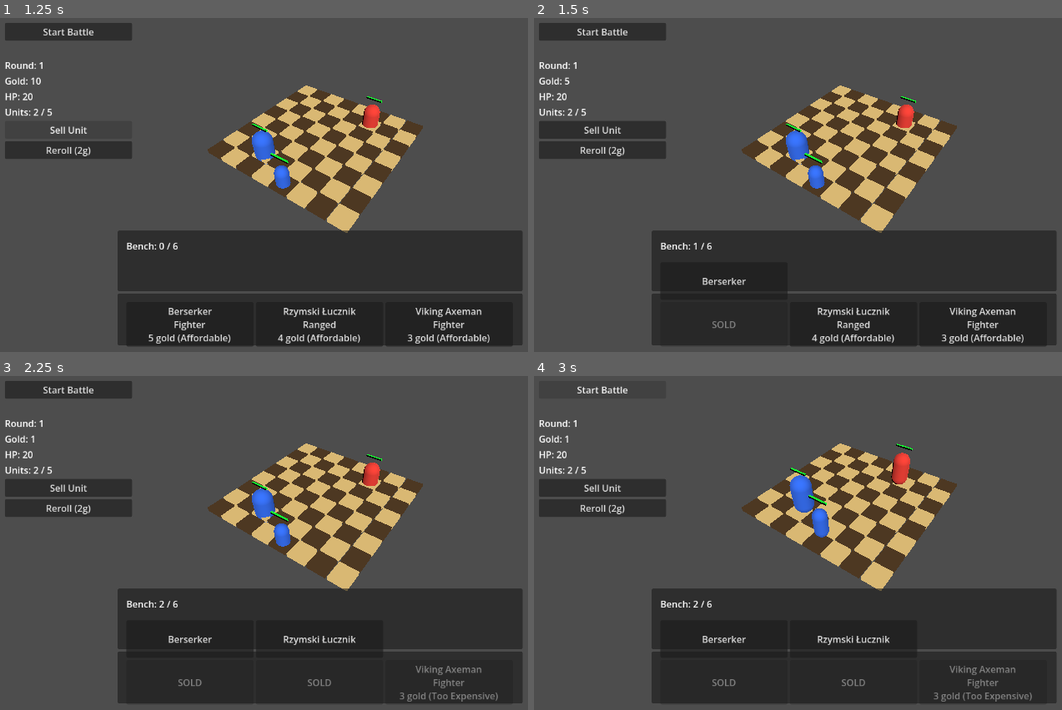
Above: before the commit, frames 1-4 (two rows, left to right).
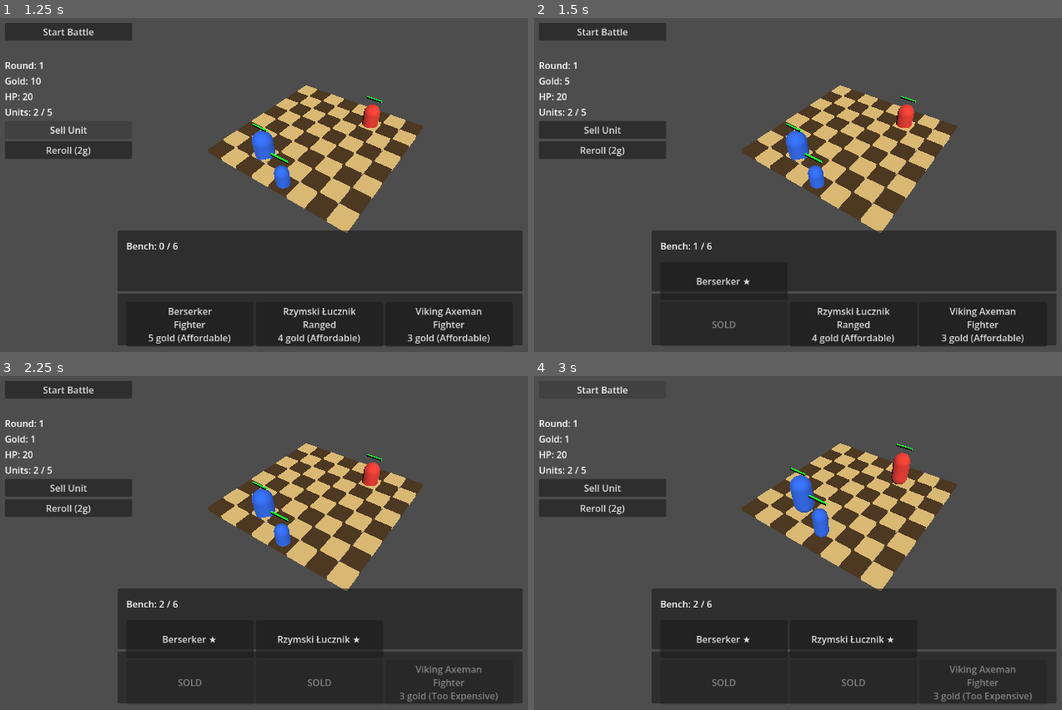
Above: after the commit, the same moments.

Repository: janmgryka-bit/warmarket
Game: Godot game, scene res://scenes/Main.tscn
The game is run twice, just before and just after one commit, with the same random seed, the same clock (stepped at 60 frames per second) and the same inputs.
Inputs:
- Up to frame 1 (1.25 s): click "Sell Unit" at 0.5 s
- Up to frame 2 (1.5 s): click "Berserker Fighter 5 gold (Aff…" at 1.25 s
- Up to frame 3 (2.25 s): click "Rzymski Łucznik Ranged 4 gold…" at 2 s
- Up to frame 4 (3 s): click "Start Battle" at 2.75 s

Frame 1 is identical in both runs. In frame 2, 0.1% of the frame differs, in the area x 30-41%, y 77-81%; in frame 3, 0.3%, in the area x 30-69%, y 77-81%; in frame 4, 0.3%.

Commit message:
Add bench unit merging

Diff:
--- a/godot_project/war-market/scripts/game.gd
+++ b/godot_project/war-market/scripts/game.gd
@@ -146,17 +146,19 @@
 	spawn_player_roster()
 	spawn_enemy_wave(1)
 
-func add_player_roster_unit(unit_id: String, grid_pos: Vector2i) -> void:
+func add_player_roster_unit(unit_id: String, grid_pos: Vector2i, star_level: int = 1) -> void:
 	roster_id_counter += 1
-	player_roster.append({"roster_id": roster_id_counter, "unit_id": unit_id, "grid_pos": grid_pos})
-	print("Added to roster: ", unit_id, " at ", grid_pos, " id: ", roster_id_counter)
+	player_roster.append({"roster_id": roster_id_counter, "unit_id": unit_id, "grid_pos": grid_pos, "star_level": star_level})
+	print("Added to roster: ", unit_id, " at ", grid_pos, " id: ", roster_id_counter, " star: ", star_level)
 
 func spawn_player_roster() -> void:
 	for entry in player_roster:
-		var unit = spawn_unit_by_id(entry["unit_id"], 0, entry["grid_pos"])
+		var star_level = entry.get("star_level", 1)
+		var unit = spawn_unit_by_id(entry["unit_id"], 0, entry["grid_pos"], star_level)
 		if unit:
 			unit.set_meta("roster_id", entry["roster_id"])
-			print("Spawning roster unit: ", entry["unit_id"], " at ", entry["grid_pos"], " id: ", entry["roster_id"])
+			unit.set_meta("star_level", star_level)
+			print("Spawning roster unit: ", entry["unit_id"], " at ", entry["grid_pos"], " id: ", entry["roster_id"], " star: ", star_level)
 
 func spawn_enemy_test_units() -> void:
 	spawn_unit_by_id("viking_berserker", 1, Vector2i(5, 1))
@@ -187,7 +189,7 @@
 		var random_index = randi_range(0, shop_unit_ids.size() - 1)
 		current_shop_offers.append(shop_unit_ids[random_index])
 
-func spawn_unit_by_id(unit_id: String, team_id: int, grid_pos: Vector2i) -> CharacterBody3D:
+func spawn_unit_by_id(unit_id: String, team_id: int, grid_pos: Vector2i, star_level: int = 1) -> CharacterBody3D:
 	var data: Dictionary = unit_database.get_unit_data(unit_id)
 
 	if data.is_empty():
@@ -204,13 +206,28 @@
 	unit.move_speed = data["move_speed"]
 	unit.attack_range = data["attack_range"]
 
+	apply_star_level_to_unit(unit, star_level)
+	unit.current_hp = unit.max_hp
+
 	units_container.add_child(unit)
 	unit.unit_clicked.connect(_on_unit_clicked)
 	place_unit_on_grid(unit, grid_pos)
-
-	print("Spawned unit: ", data["name"], " / faction: ", data["faction"])
+	unit.set_meta("star_level", star_level)
+
+	print("Spawned unit: ", data["name"], " / faction: ", data["faction"], " / star: ", star_level)
 
 	return unit
+
+func apply_star_level_to_unit(unit: CharacterBody3D, star_level: int) -> void:
+	match star_level:
+		1:
+			return
+		2:
+			unit.max_hp = unit.max_hp * 1.8
+			unit.damage = unit.damage * 1.8
+			return
+		_:
+			return
 
 # Unit Selection and Movement
 func _on_unit_clicked(unit: CharacterBody3D) -> void:
@@ -310,13 +327,14 @@
 
 	var entry = bench_units[selected_bench_index]
 	var unit_id = entry.get("unit_id", "")
+	var star_level = entry.get("star_level", 1)
 	var data: Dictionary = unit_database.get_unit_data(unit_id)
 	if data.is_empty():
 		print("Bench unit data not found for ", unit_id)
 		return false
 
-	add_player_roster_unit(unit_id, grid_pos)
-	var unit = spawn_unit_by_id(unit_id, 0, grid_pos)
+	add_player_roster_unit(unit_id, grid_pos, star_level)
+	var unit = spawn_unit_by_id(unit_id, 0, grid_pos, star_level)
 	if unit:
 		unit.set_meta("roster_id", roster_id_counter)
 	else:
@@ -329,7 +347,7 @@
 	update_bench_ui()
 	update_unit_cap_label()
 	clear_all_selection()
-	print("Deployed ", data.get("name", unit_id), " from bench at ", grid_pos)
+	print("Deployed ", data.get("name", unit_id), " from bench at ", grid_pos, " star: ", star_level)
 	return true
 
 func get_first_player_unit() -> CharacterBody3D:
@@ -595,13 +613,43 @@
 		return
 
 	player_gold -= cost
-	bench_units.append({"unit_id": unit_id})
+	bench_units.append({"unit_id": unit_id, "star_level": 1})
 	sold_shop_offer_indices.append(offer_index)
 	update_gold_label()
+	try_merge_bench_units()
 	update_bench_ui()
 	populate_shop()
 	clear_all_selection()
 	print("Bought ", data["name"], " to bench for ", cost, " gold")
+
+func try_merge_bench_units() -> void:
+	while true:
+		var merge_sets: Dictionary = {}
+		for i in range(bench_units.size()):
+			var entry = bench_units[i]
+			var unit_id = entry.get("unit_id", "")
+			var star_level = entry.get("star_level", 1)
+			if star_level != 1:
+				continue
+			if not merge_sets.has(unit_id):
+				merge_sets[unit_id] = []
+			merge_sets[unit_id].append(i)
+
+		var found_merge = false
+		for unit_id in merge_sets.keys():
+			var indices = merge_sets[unit_id]
+			if indices.size() >= 3:
+				indices.sort()
+				for j in range(indices.size() - 1, -1, -1):
+					bench_units.remove_at(indices[j])
+				bench_units.append({"unit_id": unit_id, "star_level": 2})
+				var data: Dictionary = unit_database.get_unit_data(unit_id)
+				print("Merged 3x %s into 2-star" % data.get("name", unit_id))
+				found_merge = true
+				break
+
+		if not found_merge:
+			break
 
 func _on_reroll_button_pressed() -> void:
 	if not is_preparation_phase():
@@ -627,12 +675,15 @@
 	if selected_bench_index >= 0 and selected_bench_index < bench_units.size():
 		var entry = bench_units[selected_bench_index]
 		var bench_unit_id = entry.get("unit_id", "")
+		var bench_star = entry.get("star_level", 1)
 		var bench_data: Dictionary = unit_database.get_unit_data(bench_unit_id)
 		if bench_data.is_empty():
 			print("Bench unit data not found for ", bench_unit_id)
 			return
 
 		var bench_refund = bench_data["base_price"]
+		if bench_star == 2:
+			bench_refund *= 3
 		player_gold += bench_refund
 		bench_units.remove_at(selected_bench_index)
 		selected_bench_index = -1
@@ -640,7 +691,7 @@
 		update_bench_ui()
 		populate_shop()
 		clear_all_selection()
-		print("Sold bench ", bench_data["name"], " for ", bench_refund, " gold")
+		print("Sold bench ", bench_data["name"], " star: ", bench_star, " for ", bench_refund, " gold")
 		return
 
 	if selected_unit == null or not is_instance_valid(selected_unit):
@@ -670,6 +721,7 @@
 		return
 
 	var deployed_unit_id = roster_entry["unit_id"]
+	var deployed_star = roster_entry.get("star_level", 1)
 	var deployed_data = unit_database.get_unit_data(deployed_unit_id)
 
 	if deployed_data.is_empty():
@@ -677,6 +729,8 @@
 		return
 
 	var deployed_refund = deployed_data["base_price"]
+	if deployed_star == 2:
+		deployed_refund *= 3
 
 	player_gold += deployed_refund
 	player_roster.remove_at(roster_index)
@@ -686,7 +740,7 @@
 	update_gold_label()
 	update_unit_cap_label()
 	populate_shop()
-	print("Sold ", deployed_data["name"], " for ", deployed_refund, " gold")
+	print("Sold ", deployed_data["name"], " star: ", deployed_star, " for ", deployed_refund, " gold")
 
 # UI
 func update_gold_label() -> void:
@@ -702,13 +756,24 @@
 
 	for i in range(bench_units.size()):
 		var entry = bench_units[i]
-		var unit_id = entry.get("unit_id", "")
-		var data: Dictionary = unit_database.get_unit_data(unit_id)
 		var button = Button.new()
 		button.custom_minimum_size = Vector2(220, 65)
-		button.text = data.get("name", unit_id)
+		button.text = get_bench_unit_display_name(entry)
 		button.pressed.connect(_on_bench_unit_pressed.bind(i))
 		bench_items.add_child(button)
+
+func get_bench_unit_display_name(entry: Dictionary) -> String:
+	var unit_id = entry.get("unit_id", "")
+	var data: Dictionary = unit_database.get_unit_data(unit_id)
+	var star_level = entry.get("star_level", 1)
+	var name = data.get("name", unit_id)
+	match star_level:
+		1:
+			return "%s ★" % name
+		2:
+			return "%s ★★" % name
+		_:
+			return name
 
 func _on_bench_unit_pressed(index: int) -> void:
 	if not is_preparation_phase():
--- a/godot_project/war-market/tests/smoke_test.gd
+++ b/godot_project/war-market/tests/smoke_test.gd
@@ -105,6 +105,21 @@
 	assert_eq(game.bench_units.size(), bench_before - 1, "Bench size should decrease after selling a bench unit")
 	assert_eq(game.player_gold, gold_before + price, "Gold should refund the bench unit price")
 
+func test_bench_merge_to_two_star() -> void:
+	var game = await load_game()
+	var unit_id = "roman_spearman"
+	for i in range(3):
+		game.bench_units.append({"unit_id": unit_id, "star_level": 1})
+	game.try_merge_bench_units()
+	assert_eq(game.bench_units.size(), 1, "Bench should merge three identical units into one entry")
+	assert_eq(game.bench_units[0].get("unit_id", ""), unit_id, "Merged unit should preserve unit id")
+	assert_eq(game.bench_units[0].get("star_level", 1), 2, "Merged unit should be 2-star")
+	var gold_before = game.player_gold
+	game.selected_bench_index = 0
+	game._on_sell_unit_button_pressed()
+	var base_price = game.unit_database.get_unit_data(unit_id)["base_price"]
+	assert_eq(game.player_gold, gold_before + base_price * 3, "Selling a 2-star bench unit should refund 3x base price")
+
 func test_bench_deploy() -> void:
 	var game = await load_game()
 	var offer_index = find_affordable_shop_offer(game)
